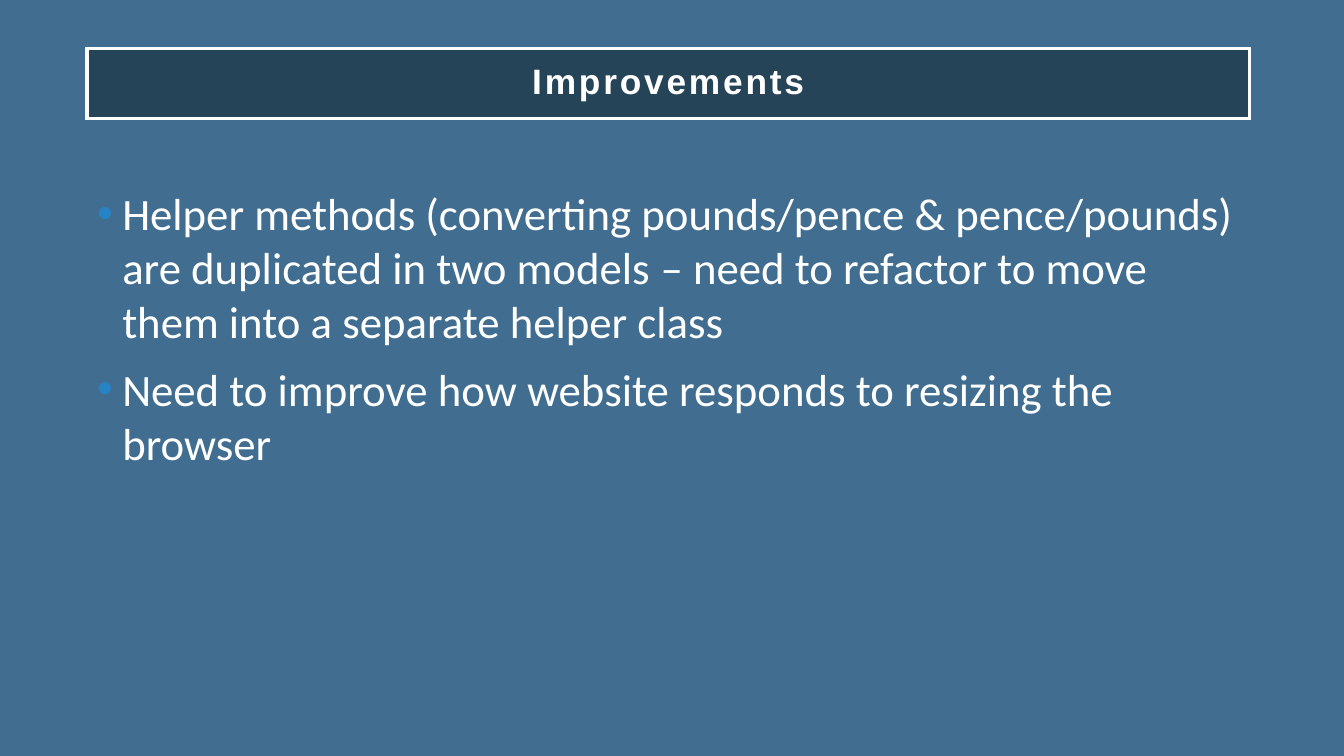
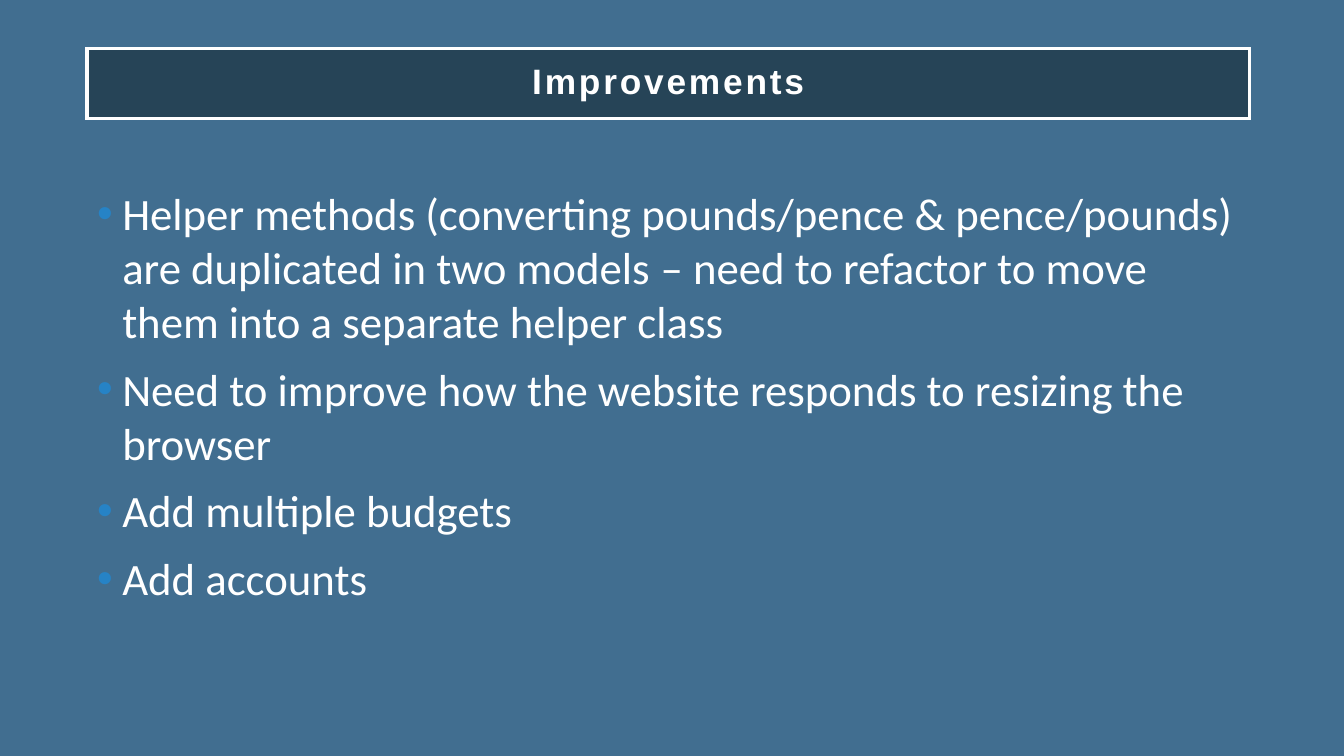
Before and after one commit to davey-e/project1_week5_money_cashboard_documents, a slide deck: slide 14 of Project_presentation.pptx. Drawn at 1344x756 pixels with LibreOffice and Linux fonts; fonts in the diff are those of the drawing. Boxes give left, top, right and bottom in pixels: in the first picture for what was removed or moved away, otherwise in the second. Text is boxed around its words. In the diff, an @@ line names an element or a change of style, - is before the commit and + after.

```diff
--- a/Project_presentation.pptx
+++ b/Project_presentation.pptx
@@ text at (122,375,1184,596): text changed @@
-• Need to improve how website responds to resizing the browser
+• Need to improve how the website responds to resizing the browser
+• Add multiple budgets
+• Add accounts
```
Also in this commit, not shown: 2 other slides changed, 1 slide added, 1 slide removed, 3 other files.
